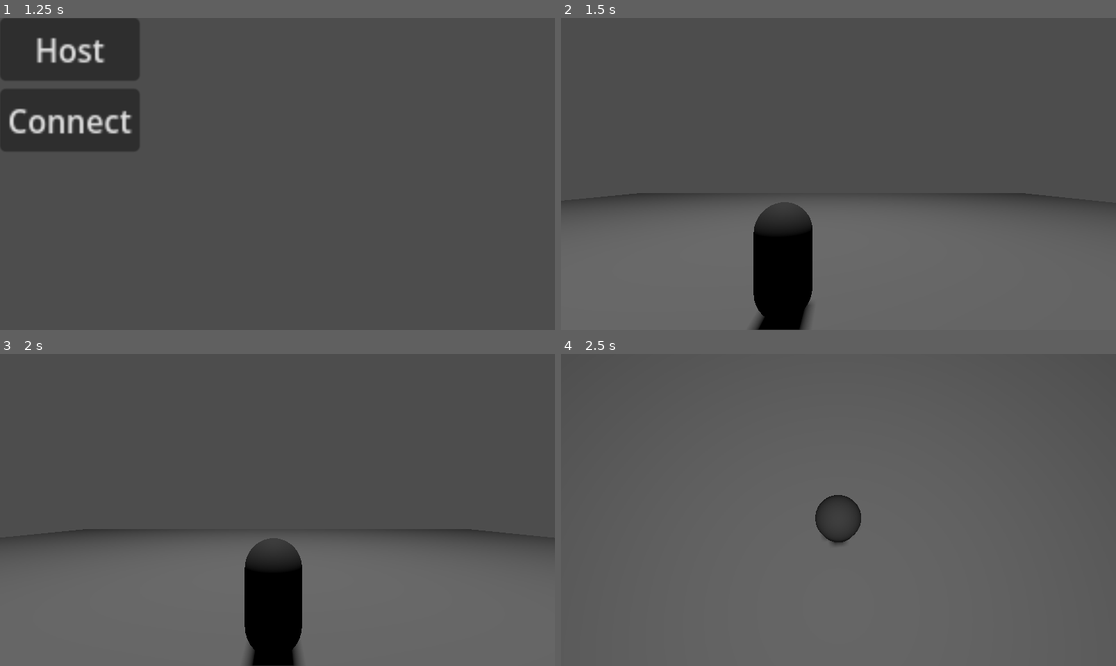
Above: before the commit, frames 1-4 (two rows, left to right).
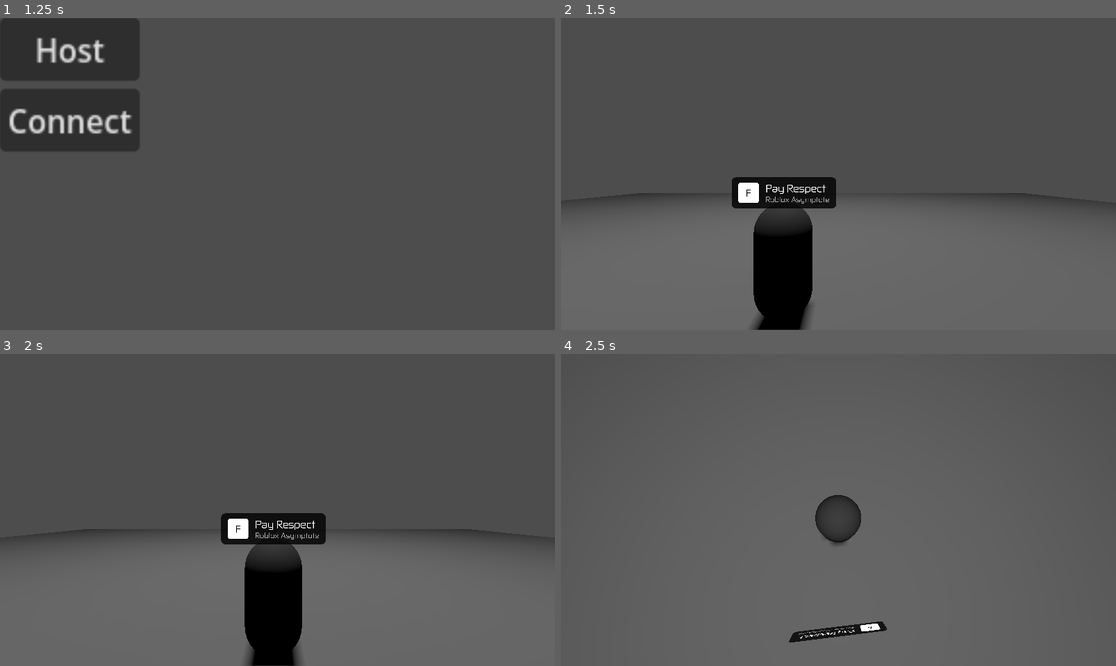
Above: after the commit, the same moments.

Repository: Nirleka-Studio/asymptote-godot
Game: Godot game, scene res://scenes/startup.tscn
Same seed, same stepped clock (60 frames per second), same inputs: the game is played once before the commit and once after it.
Inputs (mouse positions are in pixels of both pictures, inside the frame that each line leads up to):
- Up to frame 1 (1.25 s): tap Enter at 0.5 s; move the mouse to (399, 158) at 0.52 s; hold E (lean_right) from 0.53 s (still down); hold Right mouse button (zoom_aim) from 0.53 s (still down); click (399, 158) at 0.67 s; tap Space (jump) at 0.77 s
- Up to frame 2 (1.5 s): release E (lean_right) at 1.25 s; release Right mouse button (zoom_aim) at 1.25 s; click "Host" at 1.25 s
- Up to frame 3 (2 s): no input
- Up to frame 4 (2.5 s): move the mouse to (810, 510) at 2.02 s; hold W (move_forward) from 2.03 s (still down); right-click (810, 510) at 2.1 s; tap Space (jump) at 2.27 s

Frame 1 is identical in both runs. In frame 2, 1.9% of the frame differs, in the area x 30-50%, y 51-62%; in frame 3, 1.9%, in the area x 39-59%, y 51-62%; in frame 4, 0.5%.

Commit message:
feat: add prompts

Diff:
--- a/project.godot
+++ b/project.godot
@@ -77,3 +77,4 @@
 [rendering]
 
 rendering_device/driver.windows="d3d12"
+occlusion_culling/use_occlusion_culling=true
--- a/scenes/level.tscn
+++ b/scenes/level.tscn
@@ -1,6 +1,8 @@
 [gd_scene format=3 uid="uid://cyhae2muwf70a"]
 
 [ext_resource type="Script" uid="uid://dpwpxnlca0a6l" path="res://src/server/level/Level.gd" id="1_2q6dc"]
+[ext_resource type="Script" uid="uid://cok4r5m1vpuny" path="res://test/prompt/ui_prompt.gd" id="2_w7c3h"]
+[ext_resource type="FontFile" uid="uid://6b3oapugoud7" path="res://assets/fonts/Zekton-Regular.otf" id="3_w8frs"]
 
 [sub_resource type="StandardMaterial3D" id="StandardMaterial3D_2q6dc"]
 
@@ -30,9 +32,29 @@
 [node name="CollisionShape3D" type="CollisionShape3D" parent="Map/MeshInstance3D/StaticBody3D" unique_id=139099991]
 shape = SubResource("BoxShape3D_2q6dc")
 
+[node name="MeshInstance3D2" type="MeshInstance3D" parent="Map" unique_id=1989919765]
+transform = Transform3D(7.7281346, 0, 0, 0, 18.600191, 0, 0, 0, 7.998319, -15.306732, 7.237916, 18.724905)
+material_override = SubResource("StandardMaterial3D_2q6dc")
+mesh = SubResource("BoxMesh_w7c3h")
+
+[node name="StaticBody3D" type="StaticBody3D" parent="Map/MeshInstance3D2" unique_id=1970613165]
+
+[node name="CollisionShape3D" type="CollisionShape3D" parent="Map/MeshInstance3D2/StaticBody3D" unique_id=158175030]
+shape = SubResource("BoxShape3D_2q6dc")
+
 [node name="OmniLight3D" type="OmniLight3D" parent="Map" unique_id=2065141232]
 transform = Transform3D(1, 0, 0, 0, 1, 0, 0, 0, 1, 0, 15.170975, 0)
 light_energy = 1.942
 light_size = 0.098
 shadow_enabled = true
 omni_range = 55.8
+
+[node name="Node3D" type="Node3D" parent="." unique_id=274338477]
+transform = Transform3D(1, 0, 0, 0, 1, 0, 0, 0, 1, 0, 2.6690292, 0)
+script = ExtResource("2_w7c3h")
+key_text = "F"
+action_text = "Pay Respect"
+object_text = "Roblox Asymptote"
+prompt_font = ExtResource("3_w8frs")
+omni_dir = false
+background_color = Color(0, 0, 0, 0.8)
--- /dev/null
+++ b/scenes/prompt.tscn
@@ -0,0 +1,3 @@
+[gd_scene format=3 uid="uid://ckqk00rh6i1li"]
+
+[node name="Prompt" type="Node3D" unique_id=1576209478]
--- /dev/null
+++ b/scenes/ui_prompt.tscn
@@ -0,0 +1,45 @@
+[gd_scene format=3 uid="uid://bsropnrvbxn4s"]
+
+[sub_resource type="StyleBoxFlat" id="StyleBoxFlat_26s0i"]
+
+[node name="UiPrompt" type="Node3D" unique_id=376744523]
+
+[node name="SubViewport" type="SubViewport" parent="." unique_id=446993012]
+transparent_bg = true
+size = Vector2i(200, 60)
+render_target_update_mode = 4
+
+[node name="PanelContainer" type="PanelContainer" parent="SubViewport" unique_id=1596966138]
+offset_right = 40.0
+offset_bottom = 40.0
+theme_override_styles/panel = SubResource("StyleBoxFlat_26s0i")
+
+[node name="MarginContainer" type="MarginContainer" parent="SubViewport/PanelContainer" unique_id=303589507]
+layout_mode = 2
+
+[node name="HBoxContainer" type="HBoxContainer" parent="SubViewport/PanelContainer/MarginContainer" unique_id=695793640]
+layout_mode = 2
+
+[node name="Marker3D" type="Marker3D" parent="SubViewport/PanelContainer/MarginContainer/HBoxContainer" unique_id=1550248467]
+
+[node name="PanelContainer" type="PanelContainer" parent="SubViewport/PanelContainer/MarginContainer/HBoxContainer/Marker3D" unique_id=253247232]
+offset_right = 40.0
+offset_bottom = 40.0
+
+[node name="MarginContainer" type="MarginContainer" parent="SubViewport/PanelContainer/MarginContainer/HBoxContainer/Marker3D/PanelContainer" unique_id=12639433]
+layout_mode = 2
+
+[node name="Label" type="Label" parent="SubViewport/PanelContainer/MarginContainer/HBoxContainer/Marker3D/PanelContainer/MarginContainer" unique_id=282634424]
+layout_mode = 2
+
+[node name="TextureRect" type="TextureRect" parent="SubViewport/PanelContainer/MarginContainer/HBoxContainer/Marker3D/PanelContainer/MarginContainer" unique_id=1709104185]
+layout_mode = 2
+
+[node name="VBoxContainer" type="VBoxContainer" parent="SubViewport/PanelContainer/MarginContainer/HBoxContainer" unique_id=879565965]
+layout_mode = 2
+
+[node name="Label" type="Label" parent="SubViewport/PanelContainer/MarginContainer/HBoxContainer/VBoxContainer" unique_id=666139424]
+layout_mode = 2
+
+[node name="Label2" type="Label" parent="SubViewport/PanelContainer/MarginContainer/HBoxContainer/VBoxContainer" unique_id=776723979]
+layout_mode = 2
--- /dev/null
+++ b/test/prompt/ui_prompt.gd
@@ -0,0 +1,246 @@
+@tool
+extends Node3D
+class_name UIPromptRenderer
+
+@export var key_text: String = "E" :
+	set(value):
+		key_text = value
+		if is_inside_tree(): update_prompt(key_text, action_text, object_text)
+
+@export var action_text: String = "Open" :
+	set(value):
+		action_text = value
+		if is_inside_tree(): update_prompt(key_text, action_text, object_text)
+
+@export var object_text: String = "Chest" :
+	set(value):
+		object_text = value
+		if is_inside_tree(): update_prompt(key_text, action_text, object_text)
+
+@export var prompt_font: Font :
+	set(value):
+		prompt_font = value
+		if is_inside_tree(): _apply_font()
+
+@export var omni_dir: bool = true:
+	set(value):
+		omni_dir = value
+		if is_inside_tree(): _update_billboard_mode()
+
+@export var background_color: Color = Color(0.07, 0.07, 0.07, 0.8)
+@export var corner_radius: int = 8
+
+var sub_viewport: SubViewport
+var sprite_3d: Sprite3D
+var main_panel: PanelContainer
+var key_label: Label
+var action_label: Label
+var object_label: Label
+
+func _ready() -> void:
+	# Clear out old procedural nodes from previous tool runs to prevent duplication
+	for child in get_children():
+		child.queue_free()
+
+	_build_scene_tree()
+	update_prompt(key_text, action_text, object_text)
+	_update_billboard_mode()
+
+func _build_scene_tree() -> void:
+	sub_viewport = SubViewport.new()
+	sub_viewport.transparent_bg = true
+	sub_viewport.size = Vector2i(200, 60)
+	sub_viewport.render_target_update_mode = SubViewport.UPDATE_ALWAYS
+	add_child(sub_viewport)
+
+	sprite_3d = Sprite3D.new()
+	sprite_3d.billboard = BaseMaterial3D.BILLBOARD_ENABLED
+	add_child(sprite_3d)
+
+	var viewport_texture: ViewportTexture = sub_viewport.get_texture()
+	sprite_3d.texture = viewport_texture
+
+	# Renders it ontop of everything else in the game world
+	var material: StandardMaterial3D = StandardMaterial3D.new()
+	material.no_depth_test = true
+	material.render_priority = 1
+	material.shading_mode = BaseMaterial3D.SHADING_MODE_UNSHADED
+	material.transparency = BaseMaterial3D.TRANSPARENCY_ALPHA
+	material.albedo_texture = viewport_texture
+
+	sprite_3d.material_override = material
+
+	# Main outer panel (Rounded Background)
+	main_panel = PanelContainer.new()
+	main_panel.custom_minimum_size = Vector2(100, 40)
+	main_panel.size_flags_horizontal = Control.SIZE_SHRINK_BEGIN
+	main_panel.size_flags_vertical = Control.SIZE_SHRINK_BEGIN
+
+	var main_style: StyleBoxFlat = StyleBoxFlat.new()
+	main_style.bg_color = background_color
+	main_style.set_corner_radius_all(corner_radius)
+	main_panel.add_theme_stylebox_override("panel", main_style)
+	sub_viewport.add_child(main_panel)
+
+	var outer_margin: MarginContainer = MarginContainer.new()
+	outer_margin.add_theme_constant_override("margin_left", 12)
+	outer_margin.add_theme_constant_override("margin_right", 12)
+	outer_margin.add_theme_constant_override("margin_top", 8)
+	outer_margin.add_theme_constant_override("margin_bottom", 8)
+	main_panel.add_child(outer_margin)
+
+	# Row organizer
+	var hbox: HBoxContainer = HBoxContainer.new()
+	hbox.add_theme_constant_override("separation", 12)
+	outer_margin.add_child(hbox)
+
+	# Key box background
+	var key_panel: PanelContainer = PanelContainer.new()
+	key_panel.custom_minimum_size = Vector2(36, 36)
+	key_panel.size_flags_vertical = Control.SIZE_SHRINK_CENTER # Stops the vertical stretching
+	var key_style: StyleBoxFlat = StyleBoxFlat.new()
+	key_style.bg_color = Color.WHITE
+	key_style.set_corner_radius_all(4)
+	key_panel.add_theme_stylebox_override("panel", key_style)
+	hbox.add_child(key_panel)
+
+	# Key inner padding
+	var key_margin: MarginContainer = MarginContainer.new()
+	key_margin.add_theme_constant_override("margin_left", 6)
+	key_margin.add_theme_constant_override("margin_right", 6)
+	key_panel.add_child(key_margin)
+
+	# Key text label
+	key_label = Label.new()
+	key_label.horizontal_alignment = HORIZONTAL_ALIGNMENT_CENTER
+	key_label.vertical_alignment = VERTICAL_ALIGNMENT_CENTER
+	key_label.add_theme_color_override("font_color", Color.BLACK)
+	key_margin.add_child(key_label)
+
+	# Vertical text stack
+	var vbox: VBoxContainer = VBoxContainer.new()
+	vbox.size_flags_horizontal = Control.SIZE_EXPAND_FILL
+	vbox.add_theme_constant_override("alignment", BoxContainer.ALIGNMENT_CENTER)
+	hbox.add_child(vbox)
+
+	# Action label (e.g. "Open")
+	action_label = Label.new()
+	action_label.add_theme_font_size_override("font_size", 18)
+	vbox.add_child(action_label)
+
+	# Object label (e.g. "Cabinet")
+	object_label = Label.new()
+	object_label.add_theme_font_size_override("font_size", 13)
+	object_label.add_theme_color_override("font_color", Color(0.7, 0.7, 0.7))
+	vbox.add_child(object_label)
+
+	main_panel.minimum_size_changed.connect(_on_ui_layout_changed)
+	_apply_font()
+
+## Applies font overrides to all text fields safely
+func _apply_font() -> void:
+	if key_label == null or action_label == null or object_label == null:
+		return
+
+	if prompt_font != null:
+		key_label.add_theme_font_override("font", prompt_font)
+		action_label.add_theme_font_override("font", prompt_font)
+		object_label.add_theme_font_override("font", prompt_font)
+	else:
+		# If cleared, revert to default theme font
+		key_label.remove_theme_font_override("font")
+		action_label.remove_theme_font_override("font")
+		object_label.remove_theme_font_override("font")
+
+	# Force high-quality text rasterization settings
+	key_label.text_overrun_behavior = TextServer.OVERRUN_NO_TRIMMING
+	action_label.text_overrun_behavior = TextServer.OVERRUN_NO_TRIMMING
+	object_label.text_overrun_behavior = TextServer.OVERRUN_NO_TRIMMING
+
+	_on_ui_layout_changed()
+
+## Call this via script to dynamically change text options on the fly
+func update_prompt(new_key: String, new_action: String, new_object: String) -> void:
+	if key_label == null or action_label == null or object_label == null:
+		return
+
+	key_label.text = new_key
+
+	action_label.text = new_action
+	action_label.visible = (new_action != "")
+
+	object_label.text = new_object
+	object_label.visible = (new_object != "")
+
+	_on_ui_layout_changed()
+
+## Sizing Engine (High-Density Vector Pass)
+func _on_ui_layout_changed() -> void:
+	if not is_inside_tree() or main_panel == null or sub_viewport == null:
+		return
+
+	# Internal asset scaling factor (e.g., 4.0 for 4x crispness)
+	var hd_scale: float = 4.0
+
+	action_label.add_theme_font_size_override("font_size", int(18 * hd_scale))
+	object_label.add_theme_font_size_override("font_size", int(13 * hd_scale))
+	key_label.add_theme_font_size_override("font_size", int(16 * hd_scale))
+
+	# Update outer padding
+	var outer_margin: MarginContainer = main_panel.get_child(0) as MarginContainer
+	if outer_margin:
+		outer_margin.add_theme_constant_override("margin_left", int(12 * hd_scale))
+		outer_margin.add_theme_constant_override("margin_right", int(12 * hd_scale))
+		outer_margin.add_theme_constant_override("margin_top", int(8 * hd_scale))
+		outer_margin.add_theme_constant_override("margin_bottom", int(8 * hd_scale))
+
+		var hbox: HBoxContainer = outer_margin.get_child(0) as HBoxContainer
+		if hbox:
+			hbox.add_theme_constant_override("separation", int(12 * hd_scale))
+
+			# Update key panel container sizing
+			var key_panel: PanelContainer = hbox.get_child(0) as PanelContainer
+			if key_panel:
+				key_panel.custom_minimum_size = Vector2(36 * hd_scale, 36 * hd_scale)
+
+				# Dynamic StyleBox scaling fix for the key background
+				var key_style: StyleBoxFlat = key_panel.get_theme_stylebox("panel") as StyleBoxFlat
+				if key_style:
+					# Scale the original 4px radius by the resolution multiplier
+					key_style.set_corner_radius_all(int(4 * hd_scale))
+
+				var key_margin: MarginContainer = key_panel.get_child(0) as MarginContainer
+				if key_margin:
+					key_margin.add_theme_constant_override("margin_left", int(6 * hd_scale))
+					key_margin.add_theme_constant_override("margin_right", int(6 * hd_scale))
+
+	# Update background stylebox rounded corners
+	var main_style: StyleBoxFlat = main_panel.get_theme_stylebox("panel") as StyleBoxFlat
+	if main_style:
+		main_style.set_corner_radius_all(int(corner_radius * hd_scale))
+
+	# Reevaluate layout boundaries with scaled dimensions
+	main_panel.queue_sort()
+	await RenderingServer.frame_pre_draw
+
+	if is_inside_tree() and main_panel != null and sub_viewport != null:
+		var calculated_size: Vector2 = main_panel.get_combined_minimum_size()
+
+		var width: int = max(32, ceil(calculated_size.x))
+		var height: int = max(32, ceil(calculated_size.y))
+
+		# Match viewport precisely to the expanded layout bounds
+		sub_viewport.size = Vector2i(width, height)
+
+		# Compress the high-res layout back to standard 3D bounds
+		sprite_3d.pixel_size = 0.01 / hd_scale
+
+## Toggles between 3D billboard behavior and flat plane transformation
+func _update_billboard_mode() -> void:
+	if sprite_3d == null:
+		return
+
+	if omni_dir:
+		sprite_3d.billboard = BaseMaterial3D.BILLBOARD_ENABLED
+	else:
+		sprite_3d.billboard = BaseMaterial3D.BILLBOARD_DISABLED
Binary file added: assets/fonts/Zekton-Regular.otf
Not shown, added: assets/fonts/Zekton-Regular.otf.import
Not shown, added: test/prompt/ui_prompt.gd.uid
